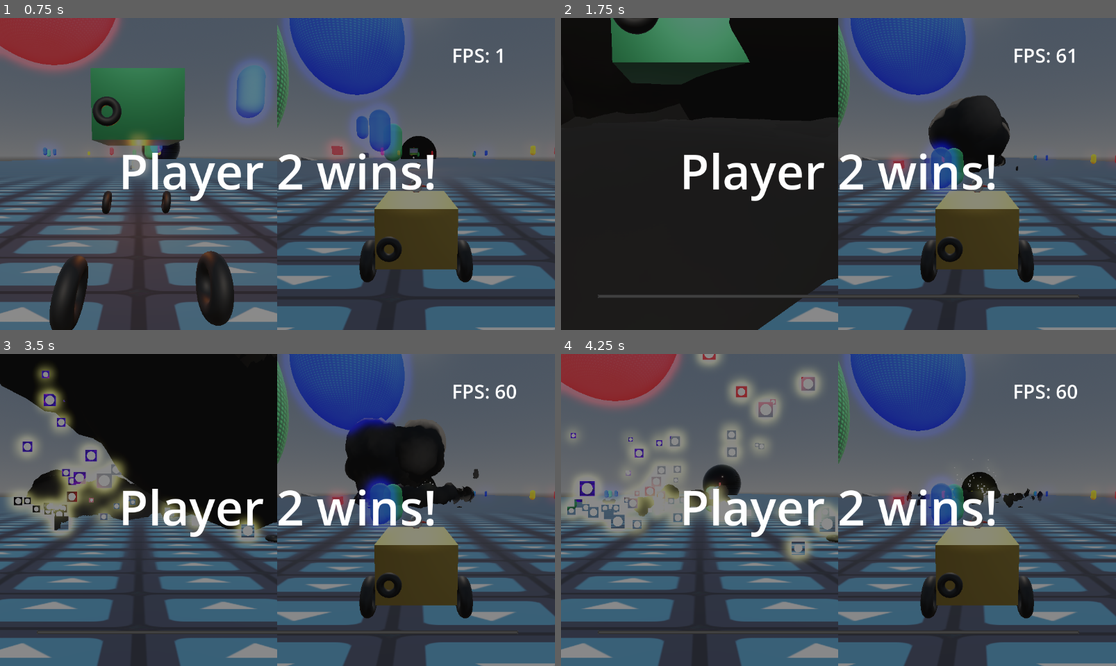
Above: before the commit, frames 1-4 (two rows, left to right).
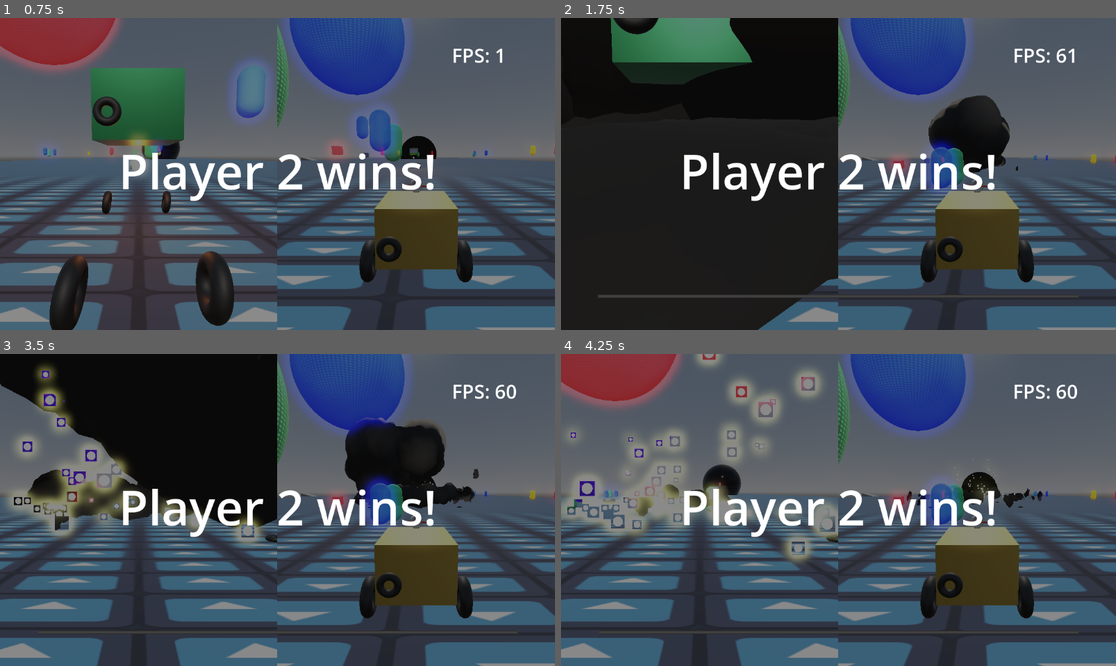
Above: after the commit, the same moments.

Repository: JojSh/MoonBuggy
Game: Godot game, scene res://test_flat_world.tscn
Two runs of this game, one before a commit and one after it. Both use one fixed random seed, a clock stepped at 60 frames per second and the inputs below. The engine's default icon, where the game draws it, is replaced by a stand-in: a white triangle on a blue panel in a dark square.
Inputs (mouse positions are in pixels of both pictures, inside the frame that each line leads up to):
- Up to frame 1 (0.75 s): tap Enter (ui_accept) at 0.5 s; move the mouse to (399, 158) at 0.52 s; hold Right (ui_right) from 0.53 s (still down); hold F from 0.53 s (still down); click (399, 158) at 0.67 s
- Up to frame 2 (1.75 s): tap Enter (ui_accept) at 0.77 s; release Right (ui_right) at 1.25 s; release F at 1.25 s; click (838, 292) at 1.25 s
- Up to frame 3 (3.5 s): click (277, 628) at 2 s; click (277, 628) at 2.75 s
- Up to frame 4 (4.25 s): move the mouse to (727, 525) at 3.52 s; hold Down (ui_down) from 3.53 s (still down); tap Space at 3.6 s; tap Enter (ui_accept) at 3.77 s

Frame 1 is identical in both runs. In frame 2, less than 0.1% of the frame differs, in the area x 22-77%, y 0-45%; in frame 3, 0.3%, in the area x 5-72%, y 6-57%; in frame 4, less than 0.1%.

Commit message:
Disconnect fired rockets from vehicle parent

Diff:
--- a/RocketLauncher.gd
+++ b/RocketLauncher.gd
@@ -6,7 +6,7 @@
 	if !can_fire: return
 	$MeshInstance3D.set_visible(false)
 	var rocket_projectile = RocketProjectile.instantiate()
-	get_parent().add_child(rocket_projectile)
+	get_tree().get_root().add_child(rocket_projectile)
 	rocket_projectile.global_transform = $MeshInstance3D.global_transform
 
 	# Get references to the inner container and its children
